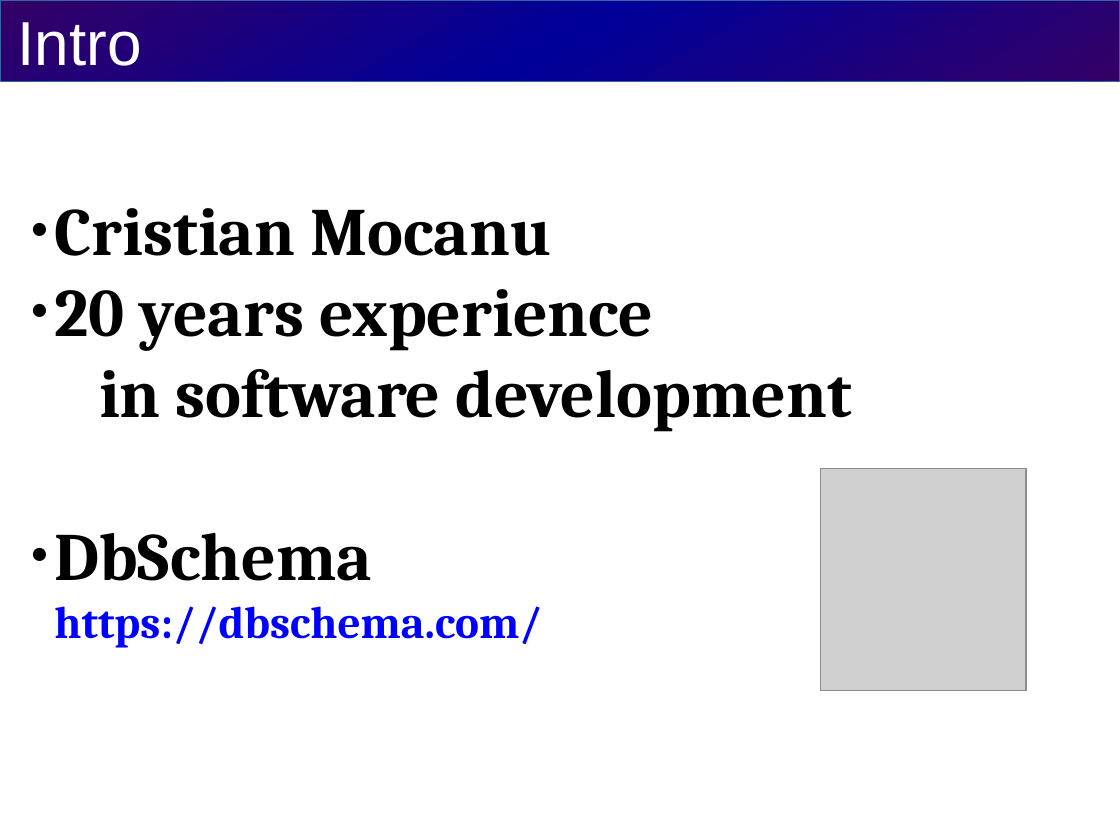
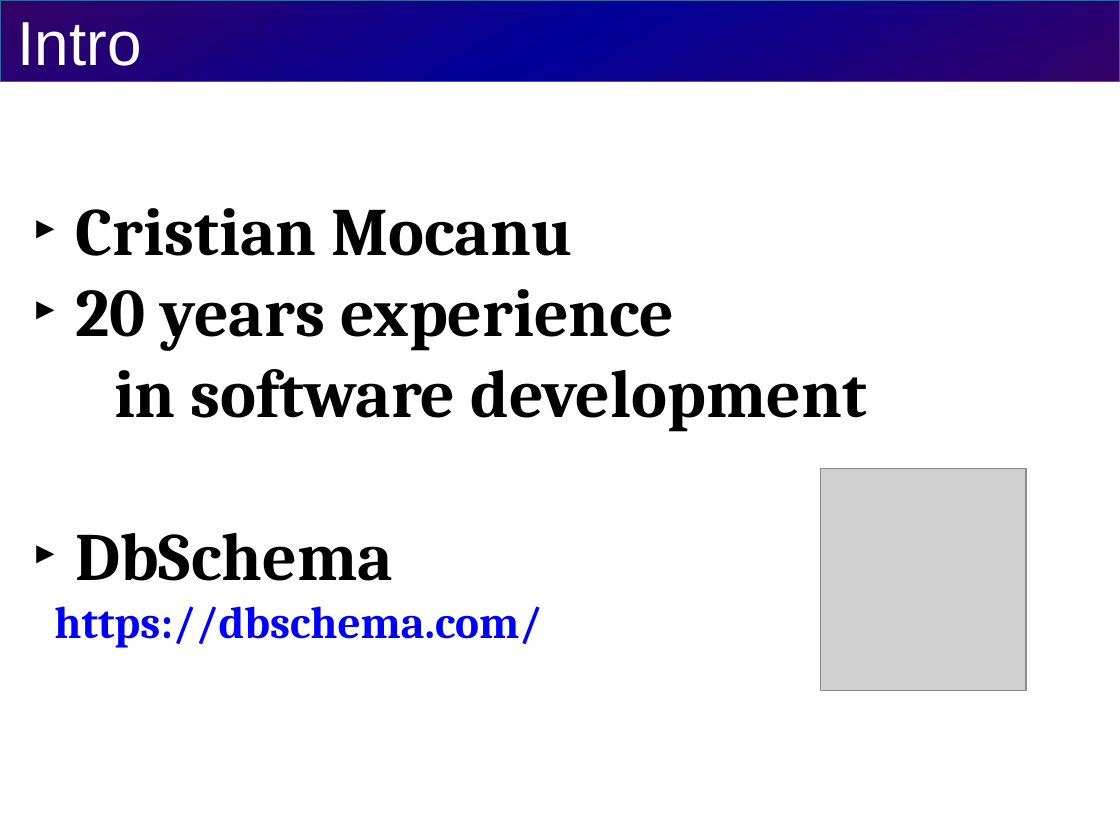
Before and after one commit to cvmocanu/clean-tests-presentation, a slide deck: slide 2 of src/clean-tests-presentation.odp. Drawn at 1120x840 pixels with LibreOffice and Linux fonts; fonts in the diff are those of the drawing; grey boxes stand for pictures. Boxes give left, top, right and bottom in pixels: in the first picture for what was removed or moved away, otherwise in the second. Text is boxed around its words. In the diff, an @@ line names an element or a change of style, - is before the commit and + after.

```diff
--- a/src/clean-tests-presentation.odp
+++ b/src/clean-tests-presentation.odp
@@ text "Cristian Mocanu" at <box>54,208,867,648</box>: bullet ● to ► @@
```
Also in this commit, not shown: 2 other slides changed, 4 slides added, 3 slides removed, 2 other files.
